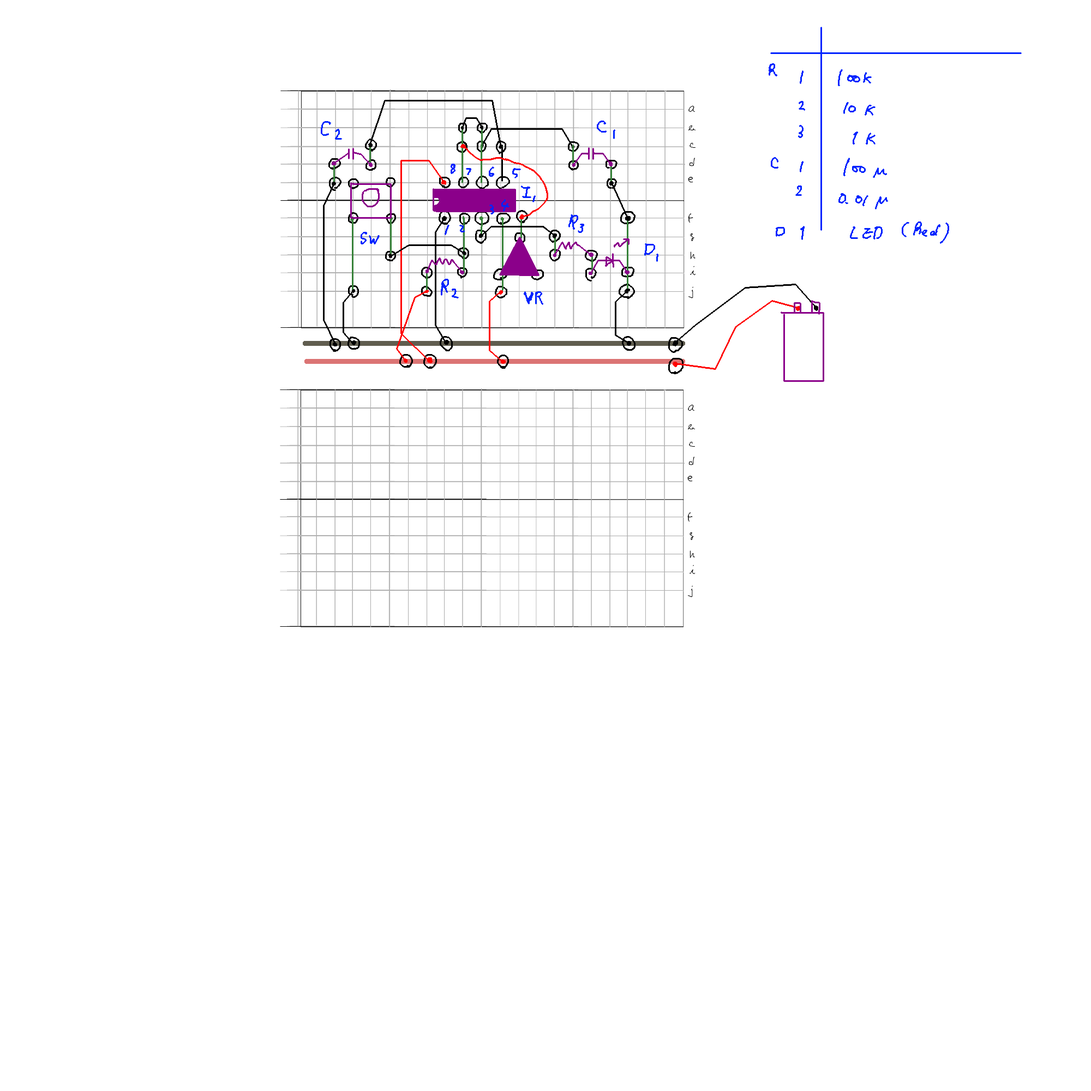
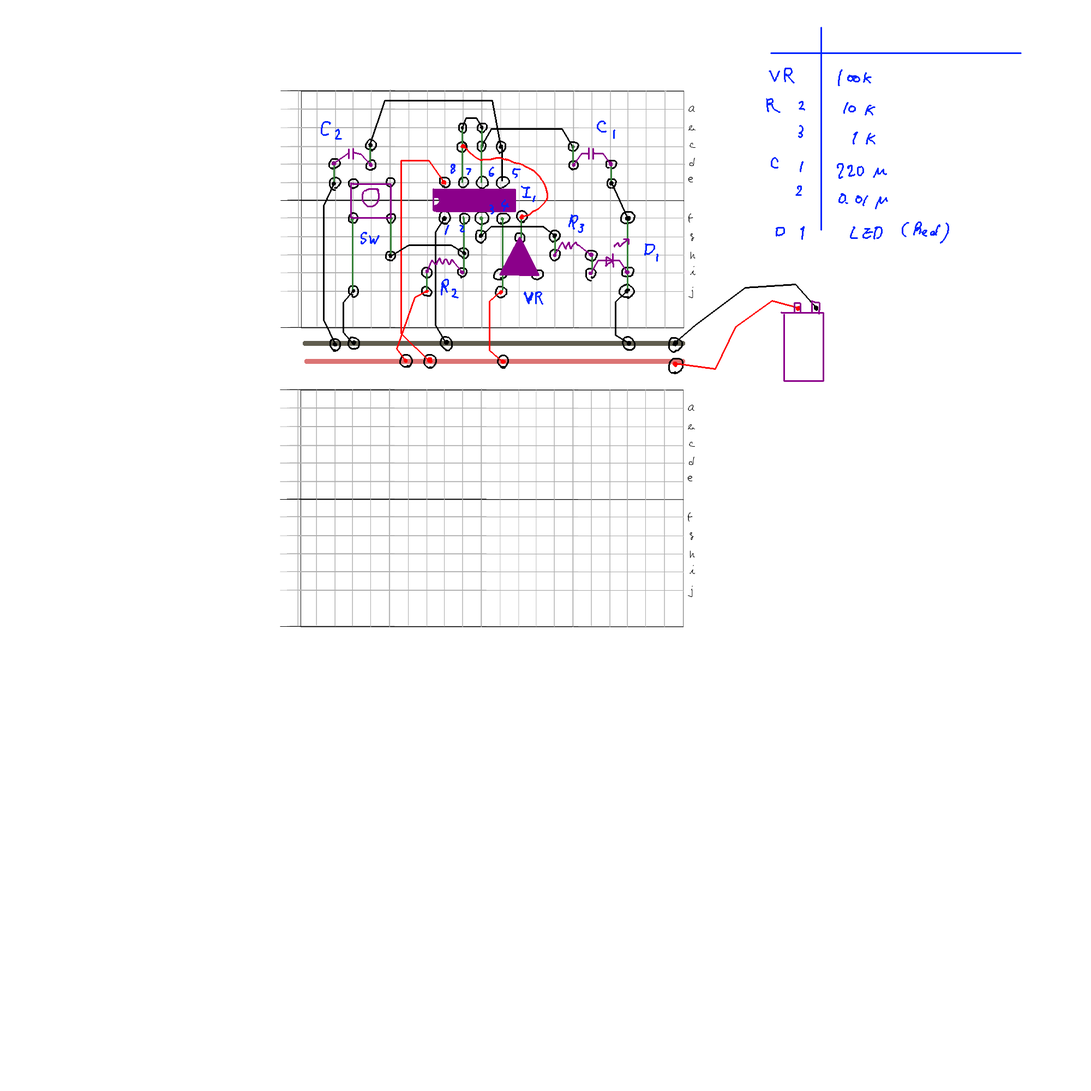
Before/after of a 1091×1091 layered artwork. What changed in the layer stack:
painted on "memos" over [766, 63, 867, 180]
